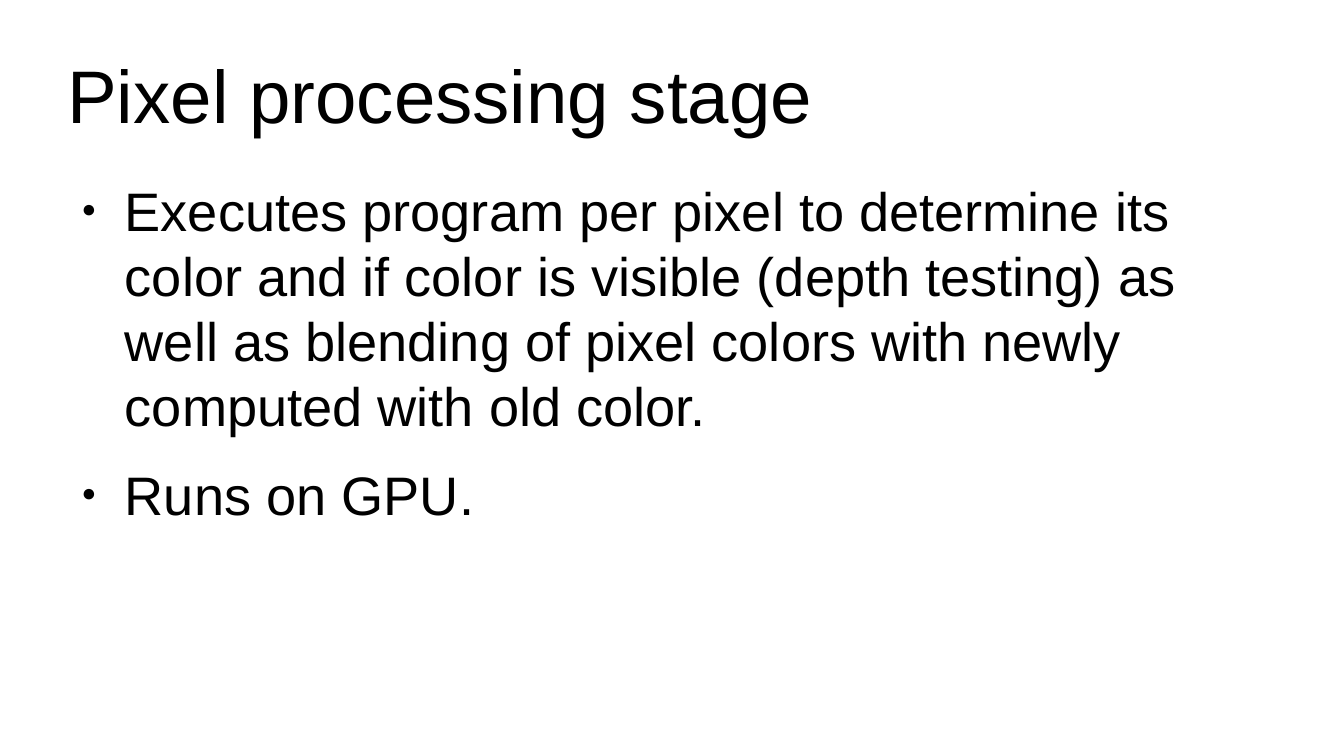
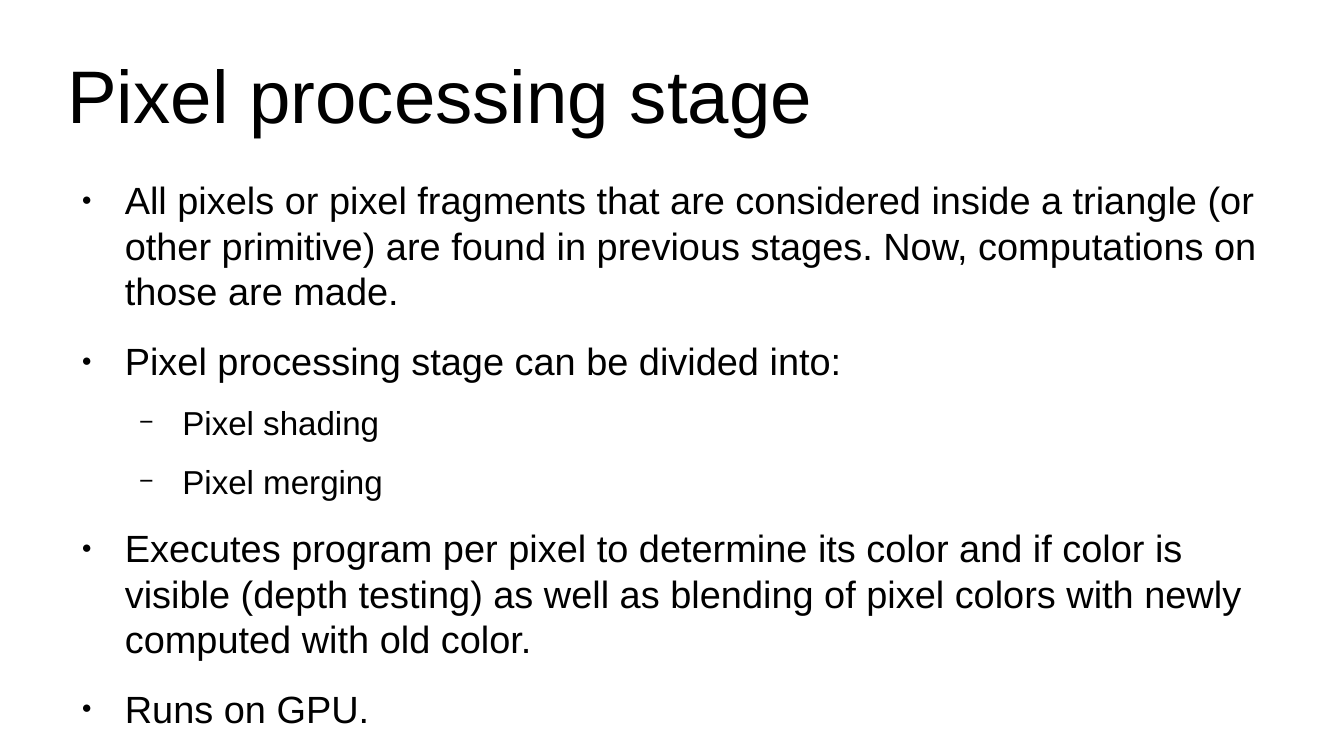
Before and after one commit to lorentzo/IntroductionToComputerGraphics, a slide deck: slide 27 of lectures/4_foundations_rendering/4_3_rasterization.odp (slide 13 before the commit). Drawn at 1344x756 pixels with LibreOffice and Linux fonts; fonts in the diff are those of the drawing. Boxes give left, top, right and bottom in pixels: in the first picture for what was removed or moved away, otherwise in the second. Text is boxed around its words. In the diff, an @@ line names an element or a change of style, - is before the commit and + after.

```diff
--- a/lectures/4_foundations_rendering/4_3_rasterization.odp
+++ b/lectures/4_foundations_rendering/4_3_rasterization.odp
@@ text at <box>125,186,1256,500</box>: paragraphs added @@
+● All pixels or pixel fragments that are considered inside a triangle (or other primitive) are found in previous stages. Now, computations on those are made.
+● Pixel processing stage can be divided into:
+  − Pixel shading
+  − Pixel merging
@@ text at <box>125,534,1241,724</box>: size 32 to 22.4 pt in "Executes program per pixel to determine its ...", "Runs on GPU." @@
```
Also in this commit, not shown: 4 other slides changed, 17 slides added, 1 other file.
